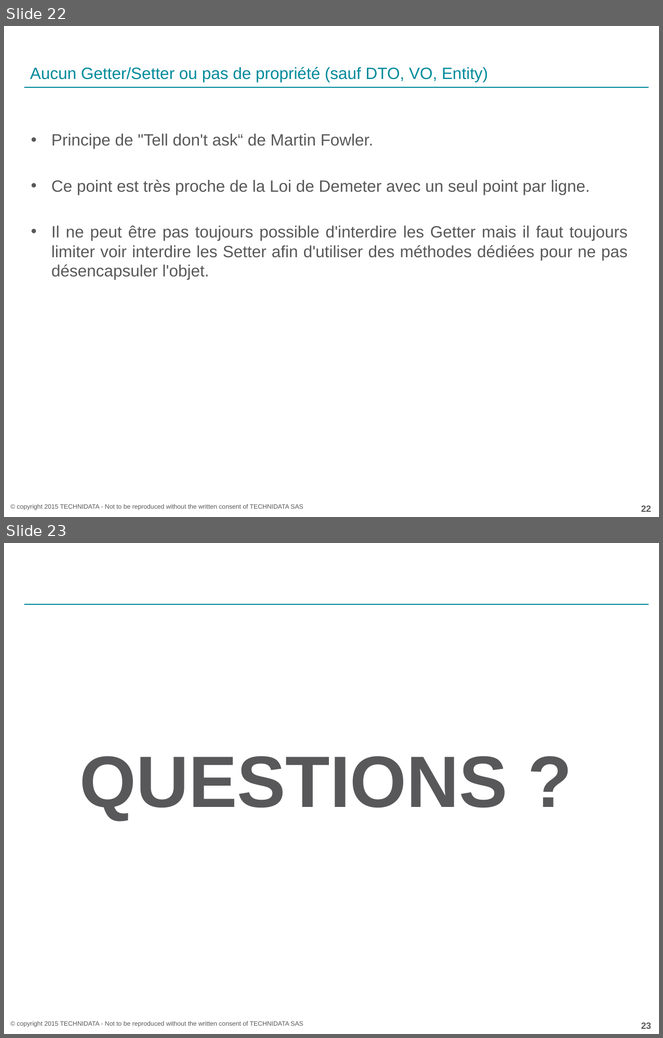
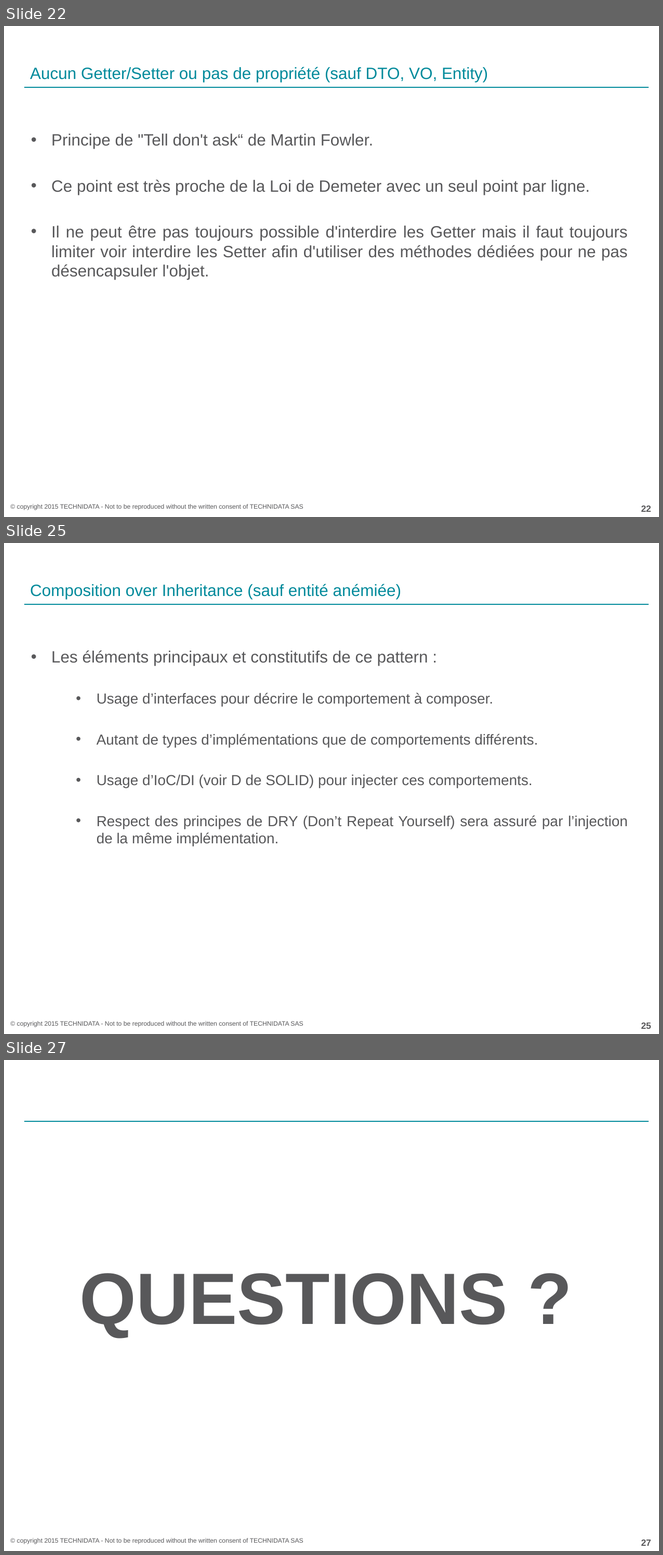
Before and after one commit to acoudene/ObjectCalisthenics, a slide deck: ObjectCalisthenics.pptx. Shown one above the other, each under a label of ours: slides 22 and 23 before the commit, slides 22, 25 and 27 after it; the slides between them are not shown. The pictures are 663x1038 and 663x1555 pixels, drawn with LibreOffice and Linux fonts; fonts in the diff are those of the drawing; background and template pictures are left out. Boxes give left, top, right and bottom in pixels: in the first picture for what was removed or moved away, otherwise in the second. Text is boxed around its words. In the diff, an @@ line names an element or a change of style, - is before the commit and + after.

Commit message:
Update powerpoint with "Composition over inheritance"

```diff
--- a/ObjectCalisthenics.pptx
+++ b/ObjectCalisthenics.pptx
@@ slide 25 added at box(4, 543, 659, 1034), background #FFFFFF; not listed: 3 template elements that a slide beside it also shows @@
@@ title added at box(30, 584, 401, 599), 18 pt, text #008A9B @@
+Composition over Inheritance (sauf entité anémiée)
@@ text added at box(51, 651, 628, 846), 16 pt, text #58585A @@
+• Les éléments principaux et constitutifs de ce pattern :
+  • Usage d’interfaces pour décrire le comportement à composer.
+  • Autant de types d’implémentations que de comportements différents.
+  • Usage d’IoC/DI (voir D de SOLID) pour injecter ces comportements.
+  • Respect des principes de DRY (Don’t Repeat Yourself) sera assuré par l’injection de la même implémentation.
@@ what was slide 23 is now slide 27 @@
@@ page number at box(642, 1540, 651, 1546): text changed @@
-23
+27
```
Also in this commit, not shown: 2 slides changed, 3 other slides added, 1 other file.
